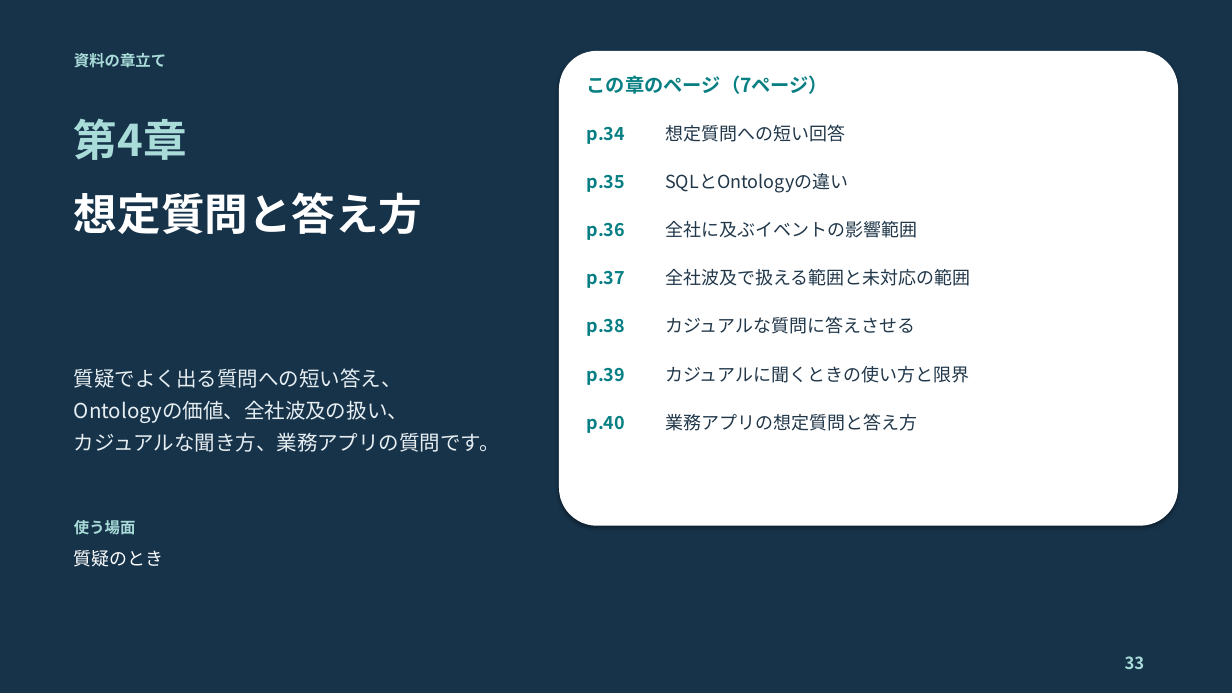
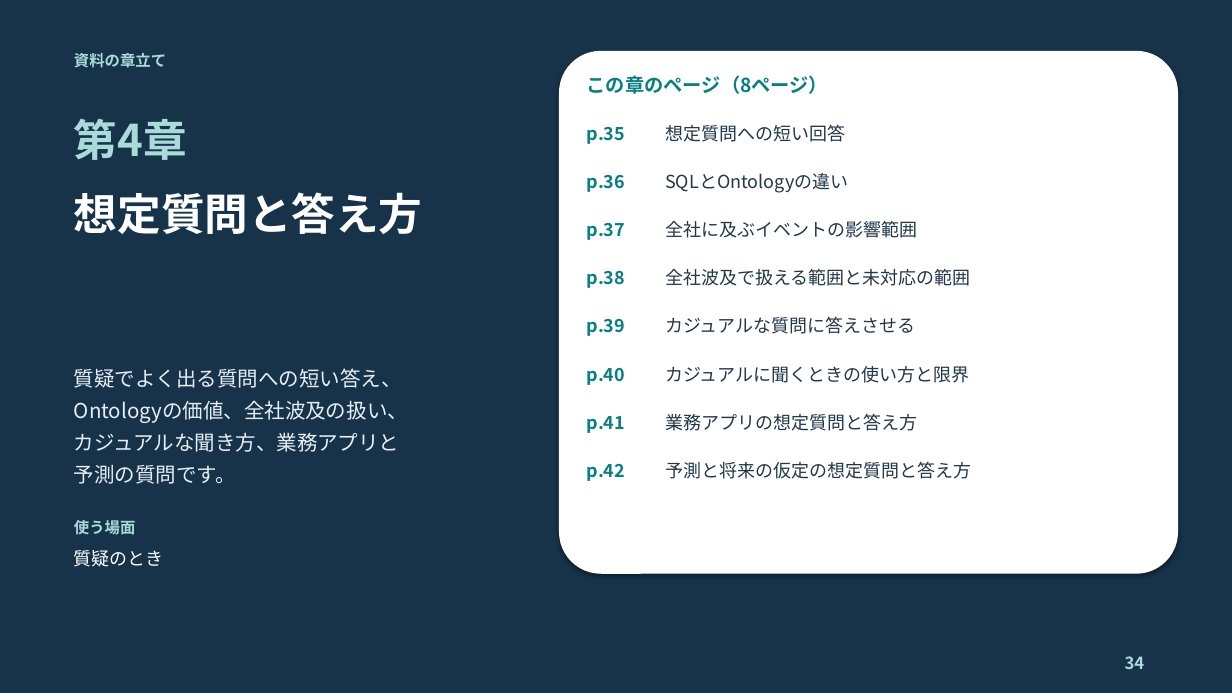
Before and after one commit to c-nova/FabricOntology_Trading, a slide deck: slide 34 of decks/TradingOntology_Demo_Presenter_Guide_JA.pptx (slide 33 before the commit). Drawn at 1232x693 pixels with LibreOffice and Linux fonts; fonts in the diff are those of the drawing. Boxes give left, top, right and bottom in pixels: in the first picture for what was removed or moved away, otherwise in the second. Text is boxed around its words. In the diff, an @@ line names an element or a change of style, - is before the commit and + after.

```diff
--- a/decks/TradingOntology_Demo_Presenter_Guide_JA.pptx
+++ b/decks/TradingOntology_Demo_Presenter_Guide_JA.pptx
@@ rounded rectangle: place and size @@
-rounded rectangle at [559, 51, 1178, 526]
+rounded rectangle at [559, 51, 1178, 574]
@@ text at [587, 75, 829, 94]: text changed @@
-この章のページ（7ページ）
+この章のページ（8ページ）
@@ text at [587, 127, 625, 144]: text changed @@
-p.34
+p.35
@@ text at [587, 175, 625, 192]: text changed @@
-p.35
+p.36
@@ text at [587, 223, 625, 240]: text changed @@
-p.36
+p.37
@@ text at [587, 270, 625, 288]: text changed @@
-p.37
+p.38
@@ text at [587, 319, 625, 336]: text changed @@
-p.38
+p.39
@@ text at [587, 368, 625, 385]: text changed @@
-p.39
+p.40
@@ text at [587, 416, 625, 433]: text changed @@
-p.40
+p.41
@@ text at [74, 432, 399, 484]: text changed @@
-カジュアルな聞き方、業務アプリの質問です。
+カジュアルな聞き方、業務アプリと
+予測の質問です。
@@ text added at [587, 463, 625, 481], 14 pt, text #087F83, bold @@
+p.42
@@ text added at [665, 461, 971, 479], 14 pt, text #21374A @@
+予測と将来の仮定の想定質問と答え方
@@ text at [1125, 656, 1145, 669]: text changed @@
-33
+34
```
Also in this commit, not shown: 31 other slides changed, 2 slides added, 8 other files.
